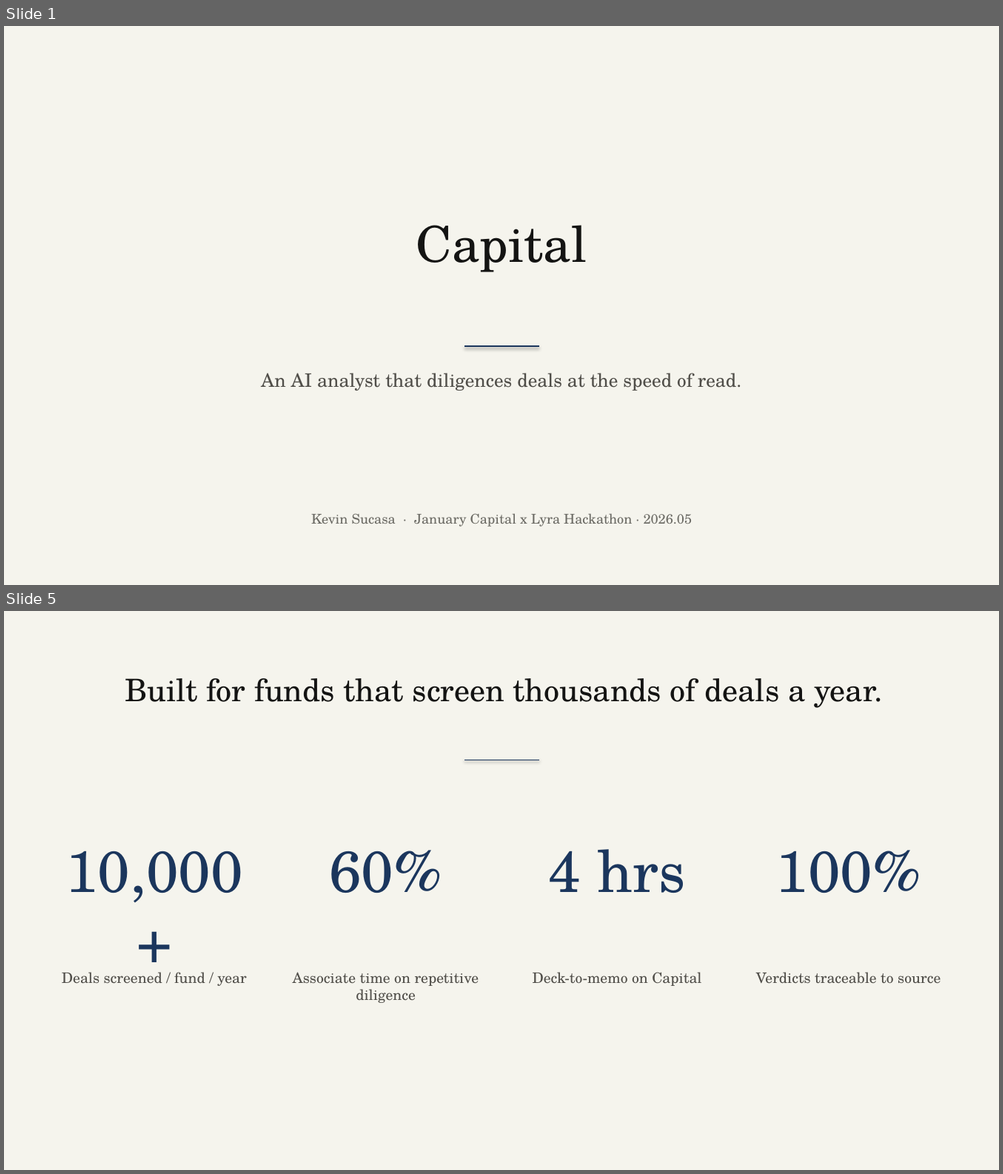
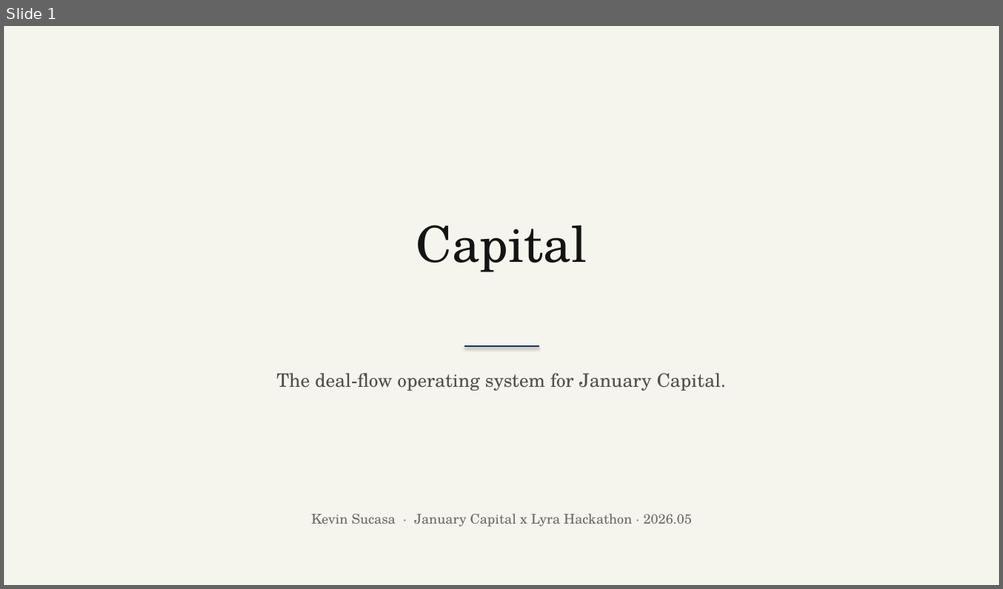
Before and after one commit to kndwin/capital, a slide deck: pitch-deck/capital-pitch-deck.pptx. Shown one above the other, each under a label of ours: slides 1 and 5 before the commit, slide 1 after it; the slides between them are not shown. The pictures are 1003x1174 and 1003x589 pixels, drawn with LibreOffice and Linux fonts; fonts in the diff are those of the drawing. Boxes give left, top, right and bottom in pixels: in the first picture for what was removed or moved away, otherwise in the second. Text is boxed around its words. In the diff, an @@ line names an element or a change of style, - is before the commit and + after.

```diff
--- a/pitch-deck/capital-pitch-deck.pptx
+++ b/pitch-deck/capital-pitch-deck.pptx
@@ slide 5 removed at bbox=[4, 611, 999, 1170], background #FFFFFF @@
@@ rectangle removed at bbox=[4, 611, 999, 1170] @@
@@ text removed at bbox=[125, 678, 882, 708] @@
-Built for funds that screen thousands of deals a year.
@@ line removed from (464, 760) to (539, 760) @@
@@ text removed at bbox=[65, 851, 243, 903] @@
-10,000+
@@ text removed at bbox=[329, 850, 442, 893] @@
-60%
@@ text removed at bbox=[549, 849, 685, 893] @@
-4 hrs
@@ text removed at bbox=[776, 850, 921, 893] @@
-100%
@@ text removed at bbox=[62, 972, 246, 986] @@
-Deals screened / fund / year
@@ text removed at bbox=[293, 972, 479, 1003] @@
-Associate time on repetitive diligence
@@ text removed at bbox=[532, 972, 701, 986] @@
-Deck-to-memo on Capital
@@ text removed at bbox=[756, 972, 940, 984] @@
-Verdicts traceable to source
@@ slide 1 changed as well @@
@@ text at bbox=[276, 373, 726, 391]: text changed @@
-An AI analyst that diligences deals at the speed of read.
+The deal-flow operating system for January Capital.
```
Also in this commit, not shown: 2 other slides changed, 4 slides added, 2 other slides removed, 57 other files.
